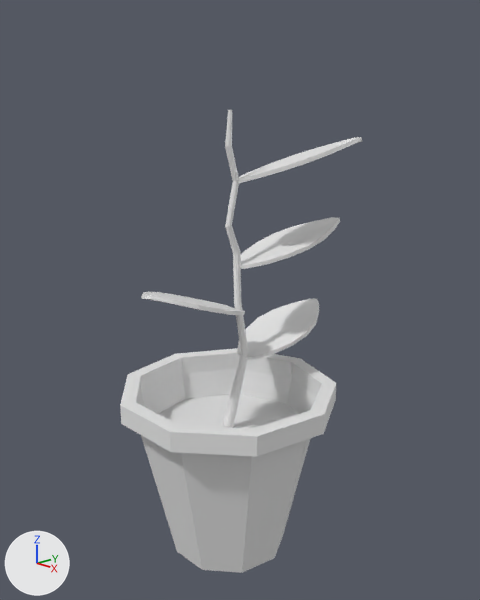
A saved change to the Blender file argam/Assets/AR Game Assets/Plant.blend.
Before and after are seen from a camera (50 mm lens) standing at (4.77, -4.42, 4.02) and looking at (-0.02, 0.19, 2.1). Every picture has the same lights, and +X, +Y and +Z are marked at lower left.

Names of what the first picture shows: 'Cylinder', 'Cylinder.001', 'Dirt', 'Leaf.001', 'Leaf.002', 'Leaf.003', 'Leaf.004'.
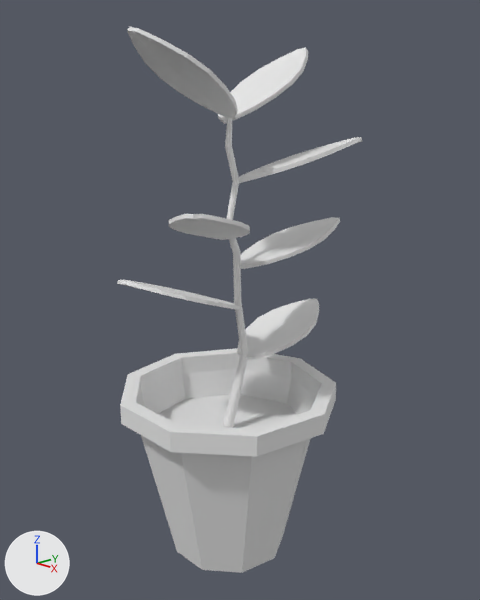
What the commit changed:
Object 'Leaf.004' (ob_leaf_004) moves from (-0.01, -0.43, 2.2) to (-0.36, -0.32, 2.2).
Object 'Leaf.004' (ob_leaf_004) turns from (19, 0, 180) to (16, 10, 149) degrees about x, y and z.
Object 'Leaf.007' (ob_leaf_007) is new; it shows a copy of the mesh of ob_leaf_004.
Its location is (-0.03, 0.56, 4.26).
Its rotation in degrees is (33, 1.2, 356).
Its scale is (0.382, 0.66, 0.382).
It gains a SOLIDIFY modifier named 'Solidify'.
Modifier setting: thickness = 0.1.
Modifier setting: offset = 0.0.
Object 'Leaf.006' (ob_leaf_006) is new; it shows a copy of the mesh of ob_leaf_004.
Its location is (-0.03, -0.48, 4.3).
Its rotation in degrees is (33, 1.2, 176).
Its scale is (0.382, 0.66, 0.382).
It gains a SOLIDIFY modifier named 'Solidify'.
Modifier setting: thickness = 0.1.
Modifier setting: offset = 0.0.
Object 'Leaf.005' (ob_leaf_005) is new; it shows a copy of the mesh of ob_leaf_004.
Its location is (0.26, -0.46, 2.98).
Its rotation in degrees is (19, 0, 216).
Its scale is (0.382, 0.66, 0.382).
It gains a SOLIDIFY modifier named 'Solidify'.
Modifier setting: thickness = 0.1.
Modifier setting: offset = 0.0.

Location of each change, [x1, y1, x2, y2] in pixels of the pictures (480 x 600 px):
'Leaf.006', added: after [127, 27, 238, 118]
'Leaf.007', added: after [218, 47, 308, 124]
'Leaf.004', moved, turned: before [141, 292, 245, 315]; after [118, 279, 239, 310]
'Leaf.005', added: after [169, 213, 250, 240]
